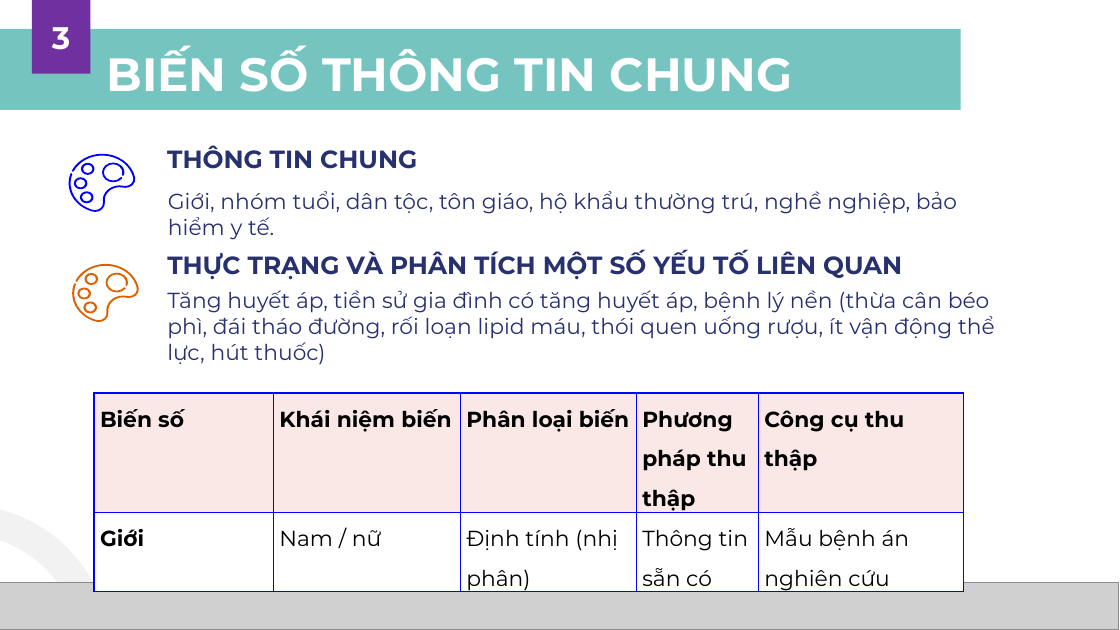
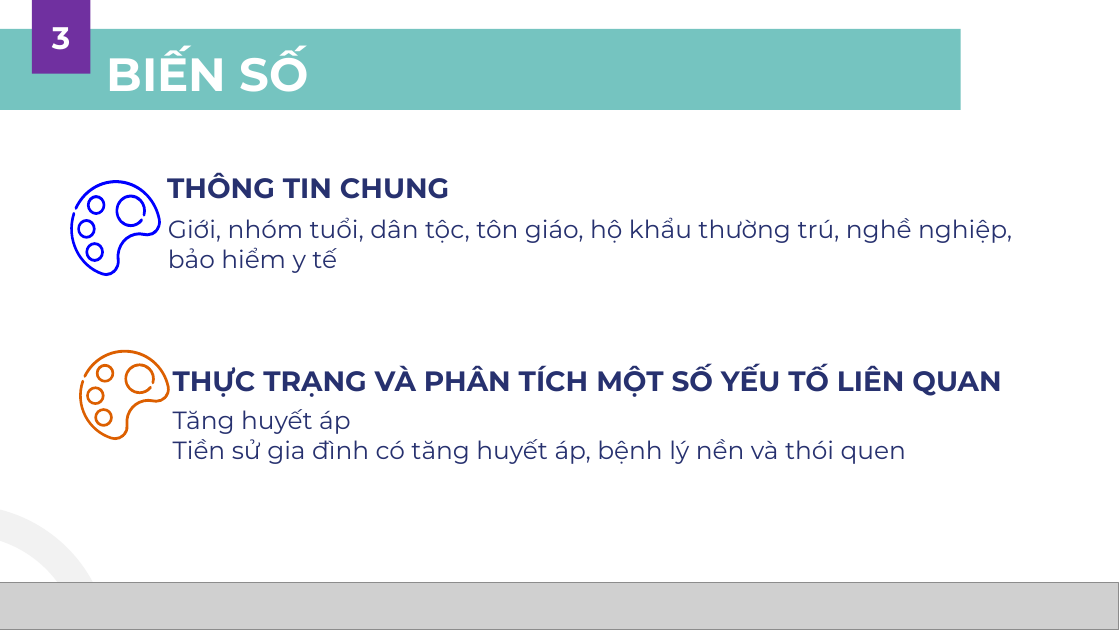
Before and after one commit to MedPocket/HPMUDocs-2021, a slide deck: slide 23 of Nghien-cuu-khoa-hoc/Nhom-4_K39C_Thuyet-trinh-NCKH.pptx. Drawn at 1120x630 pixels with LibreOffice and Linux fonts; fonts in the diff are those of the drawing; grey boxes stand for pictures; background and template pictures are left out. Boxes give left, top, right and bottom in pixels: in the first picture for what was removed or moved away, otherwise in the second. Text is boxed around its words. In the diff, an @@ line names an element or a change of style, - is before the commit and + after.

```diff
--- a/Nghien-cuu-khoa-hoc/Nhom-4_K39C_Thuyet-trinh-NCKH.pptx
+++ b/Nghien-cuu-khoa-hoc/Nhom-4_K39C_Thuyet-trinh-NCKH.pptx
@@ title at [107, 46, 309, 92]: text changed @@
-BIẾN SỐ THÔNG TIN CHUNG
+BIẾN SỐ
@@ text "THÔNG TIN CHUNG": place and size @@
-text "THÔNG TIN CHUNG" at [167, 145, 417, 169]
+text "THÔNG TIN CHUNG" at [167, 172, 449, 199]
@@ text "THÔNG TIN CHUNG" at [167, 172, 449, 199]: size 16 to 18 pt @@
@@ freeform shape: place and size @@
-freeform shape at [64, 153, 136, 212]
+freeform shape at [64, 180, 161, 277]
@@ freeform shape: place and size @@
-freeform shape at [81, 162, 95, 175]
+freeform shape at [86, 195, 106, 215]
@@ freeform shape: place and size @@
-freeform shape at [101, 162, 125, 183]
+freeform shape at [114, 195, 147, 227]
@@ freeform shape: place and size @@
-freeform shape at [73, 177, 87, 189]
+freeform shape at [76, 220, 96, 240]
@@ text at [168, 217, 1012, 273]: text changed; size 14 to 16 pt @@
-Giới, nhóm tuổi, dân tộc, tôn giáo, hộ khẩu thường trú, nghề nghiệp, bảo hiểm y tế.
+Giới, nhóm tuổi, dân tộc, tôn giáo, hộ khẩu thường trú, nghề nghiệp, bảo hiểm y tế
@@ freeform shape: place and size @@
-freeform shape at [80, 192, 94, 204]
+freeform shape at [85, 242, 105, 262]
@@ freeform shape: place and size @@
-freeform shape at [68, 264, 140, 323]
+freeform shape at [73, 349, 170, 440]
@@ text "THỰC TRẠNG VÀ PHÂN TÍCH ..." at [173, 363, 1001, 397]: size 16 to 18 pt @@
@@ text "THỰC TRẠNG VÀ PHÂN TÍCH ...": place and size @@
-text "THỰC TRẠNG VÀ PHÂN TÍCH ..." at [167, 249, 902, 279]
+text "THỰC TRẠNG VÀ PHÂN TÍCH ..." at [173, 363, 1001, 397]
@@ freeform shape: place and size @@
-freeform shape at [77, 288, 92, 300]
+freeform shape at [85, 386, 105, 405]
@@ freeform shape: place and size @@
-freeform shape at [84, 273, 99, 286]
+freeform shape at [95, 364, 115, 383]
@@ freeform shape: place and size @@
-freeform shape at [104, 273, 129, 293]
+freeform shape at [123, 364, 156, 394]
@@ freeform shape: place and size @@
-freeform shape at [83, 301, 97, 314]
+freeform shape at [93, 409, 113, 428]
@@ table removed at [94, 393, 963, 595], 2 rows, 5 columns @@
-Biến số | Khái niệm biến | Phân loại biến | Phương pháp thu thập | Công cụ thu thập
-Giới | Nam / nữ | Định tính (nhị phân) | Thông tin sẵn có | Mẫu bệnh án nghiên cứu
@@ text at [173, 409, 906, 464]: text changed; size 14 to 16 pt @@
-Tăng huyết áp, tiền sử gia đình có tăng huyết áp, bệnh lý nền (thừa cân béo phì, đái tháo đường, rối loạn lipid máu, thói quen uống rượu, ít vận động thể lực, hút thuốc)
+Tăng huyết áp
+Tiền sử gia đình có tăng huyết áp, bệnh lý nền và thói quen
```
Also in this commit, not shown: 5 other slides changed, 5 slides added, 1 slide removed, 1 other file.
